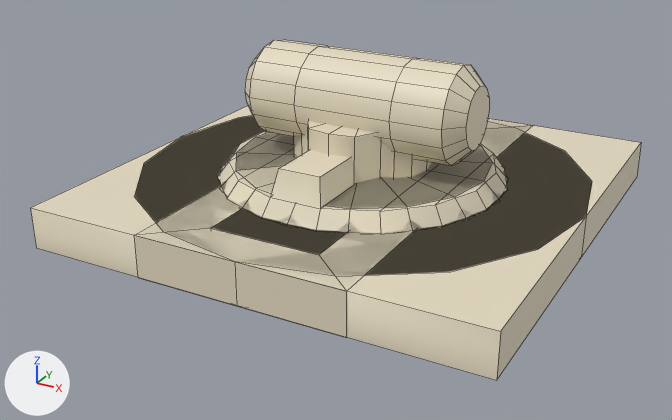
An edit to the FBX model Assets/Models/buttons.fbx, drawn before and after from the same camera.
Before and after are seen from a 50 mm lens placed at (0.168, -0.329, 0.162), pointed at (-0.004, -0.017, 0.005). The axes (+X, +Y, +Z) are drawn at lower left. The lights are the same throughout. Mesh edges are drawn as thin lines. Where no turn or scale is listed for an object, it has been applied to the vertices. Vertices at the same position are counted once.

The first picture shows 'base_01', 'base_02', 'base_03', 'button_02', 'button_03', 'button_05', 'lever_01'.
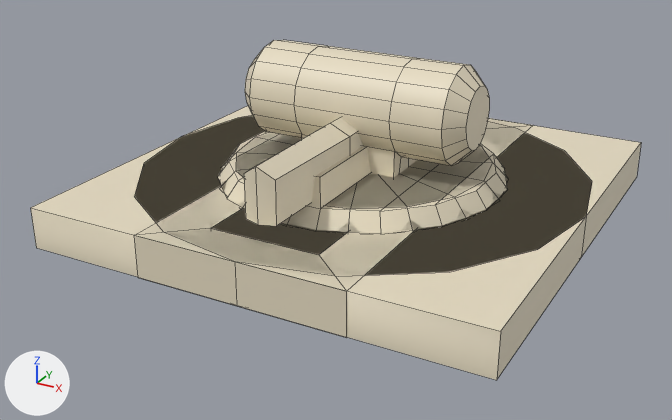
Location of each change, [x1, y1, x2, y2] in pixels of the pictures (672 x 420 px):
'button_03', reshaped: before [294, 121, 432, 183]; after [244, 118, 363, 226]

What changed in the scene script:
```text
Change me_circle_004:
    used by ob_button_03; location = (0.0, 0.0, 0.0)
    remove me_circle_004.from_pydata(...)  # 65 vertices, 65 faces; spans x -0.0498..0.0498, y -0.0498..0.0498, z 0.0..0.0432
    add me_circle_004.from_pydata(...)  # 66 vertices, 59 faces; spans x -0.0498..0.0498, y -0.0807..0.0498, z 0.0..0.0472
    me_circle_004 part 1
    13 vertices are removed from x -0.0294..0.0294, y -0.0166..0.0274, z 0.0432
    30 faces are deleted
    20 vertices move from x -0.0294..0.0294, y -0.0294..0.0294, z 0.0032..0.0432 to x -0.0279..0.0279, y -0.0279..0.0279, z 0.0032..0.0252
    8 vertices are added at x -0.0074..0.0074, y -0.0807..0.0279, z 0.0252..0.0472
    6 new vertices lie (0.0, 0.0, 0.0172) away from vertices in x -0.0105..0.0105, y -0.0786..0.0258, z 0.0252..0.0432
    24 new faces join them
```
